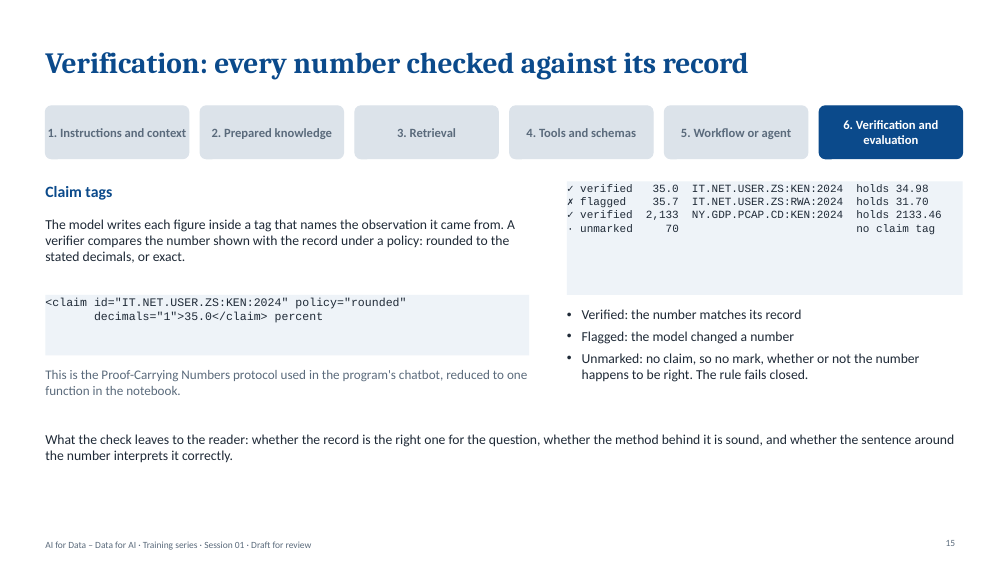
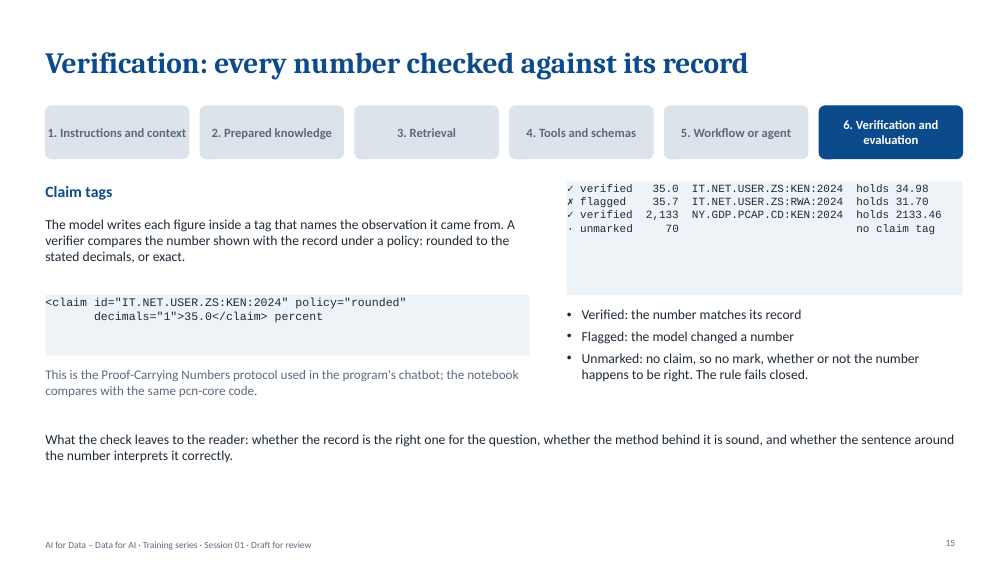
Before and after one commit to worldbank/ai4data, a slide deck: slide 15 of training/session-01-building-ai-applications/slides/deck.pptx. Drawn at 1008x567 pixels with LibreOffice and Linux fonts; fonts in the diff are those of the drawing. Boxes give left, top, right and bottom in pixels: in the first picture for what was removed or moved away, otherwise in the second. Text is boxed around its words. In the diff, an @@ line names an element or a change of style, - is before the commit and + after.

```diff
--- a/training/session-01-building-ai-applications/slides/deck.pptx
+++ b/training/session-01-building-ai-applications/slides/deck.pptx
@@ text at <box>45,370,518,397</box>: text changed @@
-This is the Proof-Carrying Numbers protocol used in the program's chatbot, reduced to one function in the notebook.
+This is the Proof-Carrying Numbers protocol used in the program's chatbot; the notebook compares with the same pcn-core code.
```
Also in this commit, not shown: 5 other slides changed, 18 other files.
